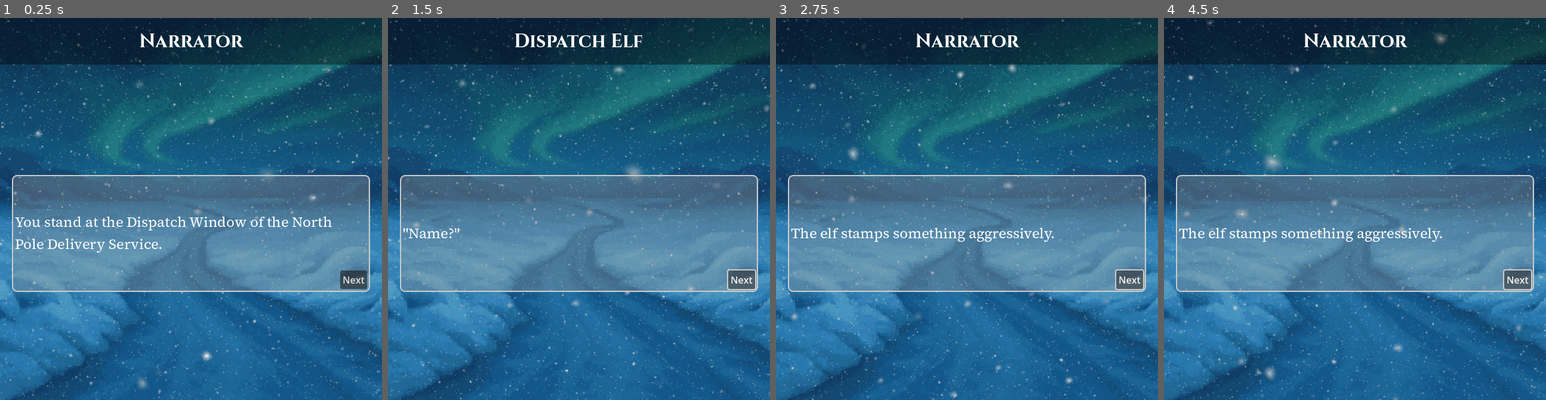
Above: before the commit, frames 1-4 (left to right).
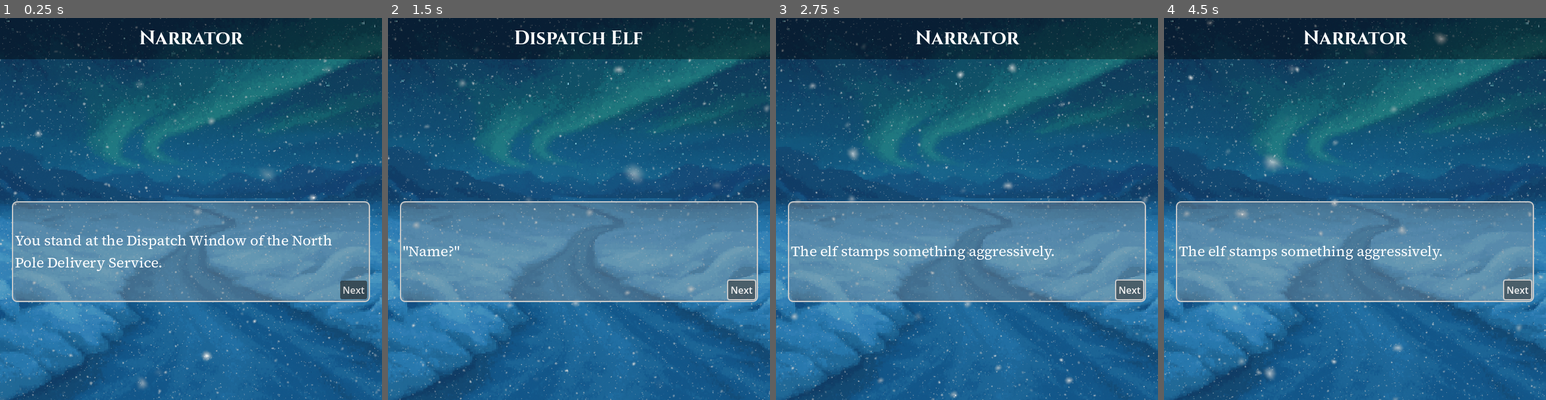
Above: after the commit, the same moments.

Repository: NyeDigitalGames/northbound-duty
Game: Godot game, scene res://main.tscn
Same seed, same stepped clock (60 frames per second), same inputs: the game is played once before the commit and once after it.
Inputs:
- Up to frame 1 (0.25 s): no input
- Up to frame 2 (1.5 s): click "Next" at 0.5 s; click "Next" at 1.25 s
- Up to frame 3 (2.75 s): click "Next" at 2 s
- Up to frame 4 (4.5 s): no input

The runs differ from the first frame. In frame 1, 14% of the frame differs, in the area x 0-100%, y 3-75%; in frame 2, 12%; in frame 3, 13%; in frame 4, 13%.

Commit message:
Bug Fixed!

Diff:
--- a/Scripts/EncounterDialog.gd
+++ b/Scripts/EncounterDialog.gd
@@ -33,6 +33,7 @@
 		else:
 			print("Check for: ", line.check_flag)
 			if GameManager.check_for_flag(line.check_flag):
+				print ("Flag found!")
 				await show_dialog(line)
 			else:
 				print ("Flag not found")
--- a/Scripts/GameManager.gd
+++ b/Scripts/GameManager.gd
@@ -23,6 +23,8 @@
 	flags.append(flag)
 
 func check_for_flag ( flag : String ) -> bool:
+	if flags.is_empty():
+		return false
 	if flags.has(flag):
 		return true
 	return false
--- a/encounter_1c.gd
+++ b/encounter_1c.gd
@@ -1,17 +1,22 @@
 extends EncounterDialog
 
 @onready var north_button: Button = $"../Dialog/VBoxContainer/Spacer/NorthButton"
+@onready var main: Control = $".."
 
 
 func run() -> void:
-	super()
-	#speaker.visible=false
-	#dialog_container.visible=false
-	#v_box_choices.visible=false
+	await super()
+	choice_1.pressed.disconnect (choice_1_pressed)
+	choice_2.pressed.disconnect (choice_2_pressed)
+	choice_3.pressed.disconnect (choice_3_pressed)
+	speaker.visible=false
+	dialog_container.visible=false
+	v_box_choices.visible=false
 	north_button.visible = true
 	north_button.pressed.connect (next_scene)
 
 func next_scene()->void:
 	north_button.pressed.disconnect(next_scene)
 	north_button.visible=false
+	main.change_snow(1.0)
 	done()
--- a/encounter_2c.gd
+++ b/encounter_2c.gd
@@ -4,7 +4,7 @@
 
 
 func run() -> void:
-	super()
+	await super()
 	speaker.visible=false
 	dialog_container.visible=false
 	v_box_choices.visible=false
--- a/main.gd
+++ b/main.gd
@@ -24,3 +24,7 @@
 	for i in encounters.size():
 		encounters[i].run()
 		await encounters[i].dialog_done
+
+func change_snow(speed : float = 0.5) -> void:
+	background.material.set_shader_parameter("speed", speed)
+	pass
--- a/main.tscn
+++ b/main.tscn
@@ -14,6 +14,7 @@
 [ext_resource type="Script" uid="uid://c0b8api2mgft2" path="res://encounter_2c.gd" id="12_dg77c"]
 
 [sub_resource type="ShaderMaterial" id="ShaderMaterial_272bh"]
+resource_local_to_scene = true
 shader = ExtResource("1_ig7tw")
 shader_parameter/spread = 0.5
 shader_parameter/size = 0.5
@@ -535,7 +536,7 @@
 script = ExtResource("7_272bh")
 speaker = "The Blizzard"
 dialog = "“Is that cocoa?”"
-check_flag = null
+check_flag = "has_thermos"
 metadata/_custom_type_script = "uid://butan76ue2pw1"
 
 [sub_resource type="Resource" id="Resource_41lik"]
@@ -664,7 +665,7 @@
 [node name="Spacer" type="MarginContainer" parent="Dialog/VBoxContainer"]
 layout_mode = 2
 size_flags_vertical = 3
-size_flags_stretch_ratio = 2.0
+size_flags_stretch_ratio = 3.0
 
 [node name="NorthButton" type="Button" parent="Dialog/VBoxContainer/Spacer"]
 layout_mode = 2
